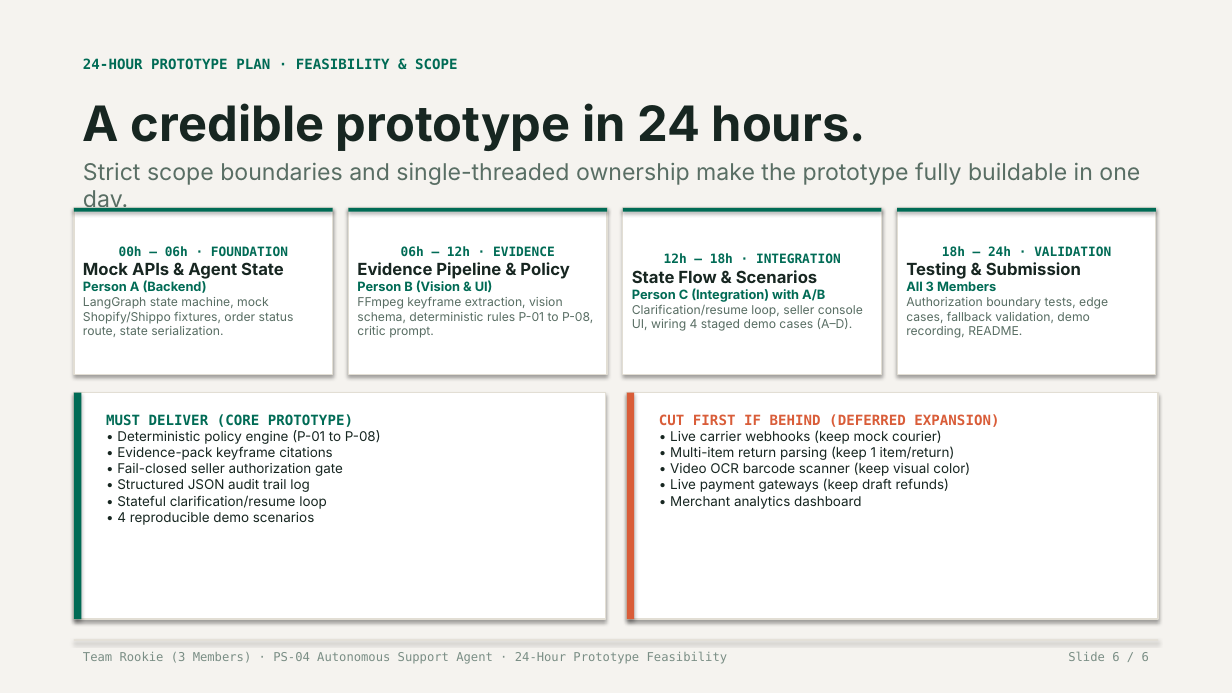
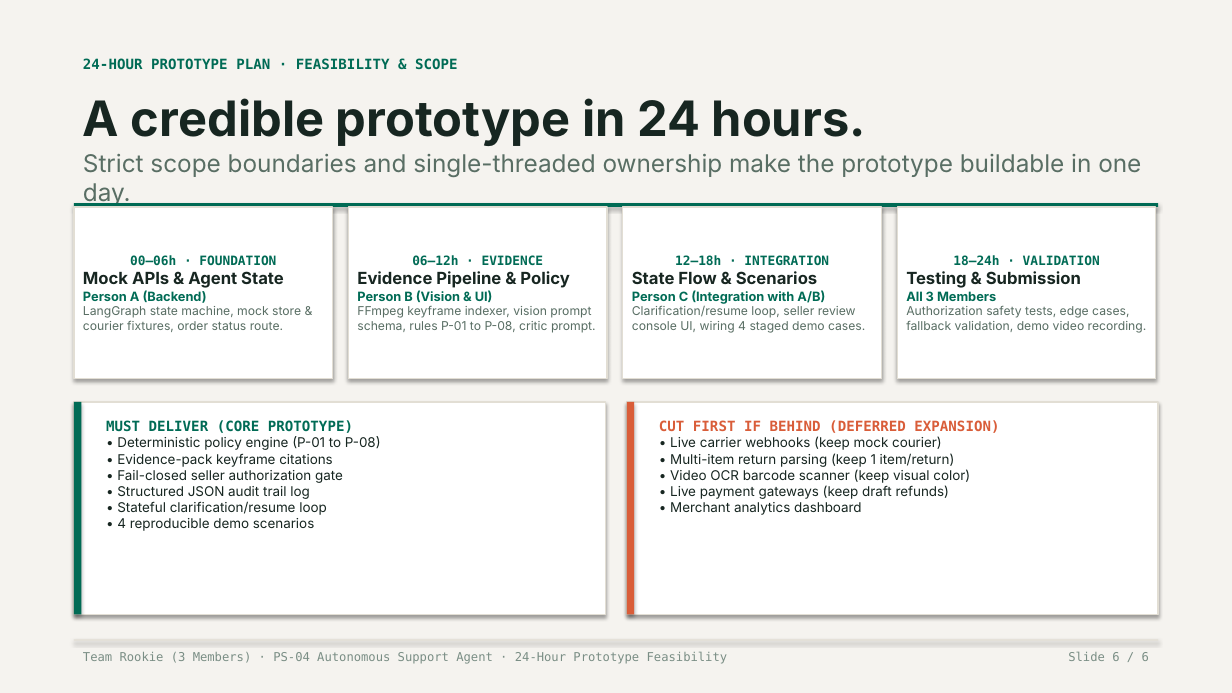
Before and after one commit to lenamkhanhh/hack4hack, a slide deck: slide 6 of ReturnLens_v4.pptx. Drawn at 1232x693 pixels with LibreOffice and Linux fonts; fonts in the diff are those of the drawing. Boxes give left, top, right and bottom in pixels: in the first picture for what was removed or moved away, otherwise in the second. Text is boxed around its words. In the diff, an @@ line names an element or a change of style, - is before the commit and + after.

Commit message:
feat(rescue): complete visual redesign, eliminate layout overflows, and recover presentation quality (#4)

```diff
--- a/ReturnLens_v4.pptx
+++ b/ReturnLens_v4.pptx
@@ text "A credible prototype in 24 ...": place and size @@
-text "A credible prototype in 24 ..." at (83,103,866,151)
+text "A credible prototype in 24 ..." at (83,98,866,146)
@@ text at (83,154,1141,177): text changed; size 18 to 19 pt @@
-Strict scope boundaries and single-threaded ownership make the prototype fully buildable in one day.
+Strict scope boundaries and single-threaded ownership make the prototype buildable in one day.
@@ rectangle "00–06h · FOUNDATION": place and size @@
-rectangle "00–06h · FOUNDATION" at (74,208,333,374)
+rectangle "00–06h · FOUNDATION" at (74,207,333,379)
@@ rectangle: place and size @@
-rectangle at (623,208,882,212)
+rectangle at (74,203,1158,207)
@@ rectangle removed at (74,208,333,212) @@
@@ rectangle "06–12h · EVIDENCE": place and size @@
-rectangle "06–12h · EVIDENCE" at (348,208,607,374)
+rectangle "06–12h · EVIDENCE" at (348,207,607,379)
@@ rectangle removed at (348,208,607,212) @@
@@ rectangle "12–18h · INTEGRATION": place and size @@
-rectangle "12–18h · INTEGRATION" at (623,208,882,374)
+rectangle "12–18h · INTEGRATION" at (623,207,882,379)
@@ rectangle "18–24h · VALIDATION": place and size @@
-rectangle "18–24h · VALIDATION" at (897,208,1156,374)
+rectangle "18–24h · VALIDATION" at (897,207,1156,379)
@@ rectangle removed at (897,208,1156,212) @@
@@ text in rectangle at (130,255,276,265): text changed @@
-00h – 06h · FOUNDATION
+00–06h · FOUNDATION
@@ text in rectangle at (412,255,544,266): text changed @@
-06h – 12h · EVIDENCE
+06–12h · EVIDENCE
@@ text in rectangle at (675,255,829,265): text changed @@
-12h – 18h · INTEGRATION
+12–18h · INTEGRATION
@@ text in rectangle at (953,255,1100,265): text changed @@
-18h – 24h · VALIDATION
+18–24h · VALIDATION
@@ text in rectangle at (83,306,301,332): text changed @@
-LangGraph state machine, mock Shopify/Shippo fixtures, order status route, state serialization.
+LangGraph state machine, mock store & courier fixtures, order status route.
@@ text in rectangle at (357,306,596,333): text changed @@
-FFmpeg keyframe extraction, vision schema, deterministic rules P-01 to P-08, critic prompt.
+FFmpeg keyframe indexer, vision prompt schema, rules P-01 to P-08, critic prompt.
@@ text in rectangle at (632,306,865,333): text changed @@
-Person C (Integration) with A/B
-Clarification/resume loop, seller console UI, wiring 4 staged demo cases (A–D).
+Person C (Integration with A/B)
+Clarification/resume loop, seller review console UI, wiring 4 staged demo cases.
@@ text in rectangle at (906,306,1147,333): text changed @@
-Authorization boundary tests, edge cases, fallback validation, demo recording, README.
+Authorization safety tests, edge cases, fallback validation, demo video recording.
@@ rectangle: place and size @@
-rectangle at (74,393,605,619)
+rectangle at (74,402,605,615)
@@ rectangle: place and size @@
-rectangle at (74,393,81,619)
+rectangle at (74,402,81,615)
@@ text "MUST DELIVER (CORE PROTOTYPE)": place and size @@
-text "MUST DELIVER (CORE PROTOTYPE)" at (106,414,381,525)
+text "MUST DELIVER (CORE PROTOTYPE)" at (106,420,381,531)
@@ rectangle: place and size @@
-rectangle at (627,393,1158,619)
+rectangle at (627,402,1158,615)
@@ rectangle: place and size @@
-rectangle at (627,393,634,619)
+rectangle at (627,402,634,615)
@@ text "CUT FIRST IF BEHIND (DEFERRED ...": place and size @@
-text "CUT FIRST IF BEHIND (DEFERRED ..." at (659,414,999,509)
+text "CUT FIRST IF BEHIND (DEFERRED ..." at (659,420,999,515)
```
Also in this commit, not shown: 5 other slides changed, 26 other files.
